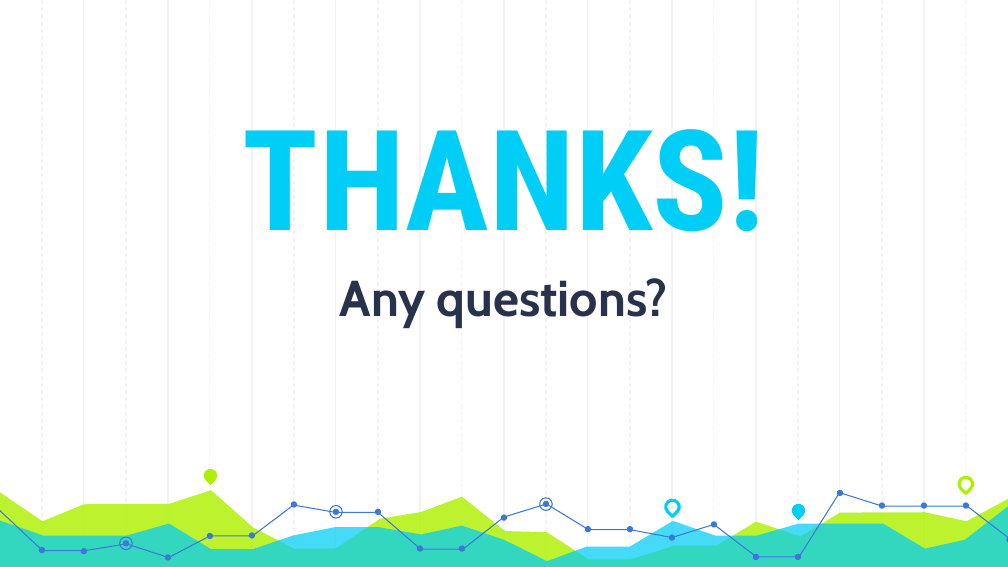
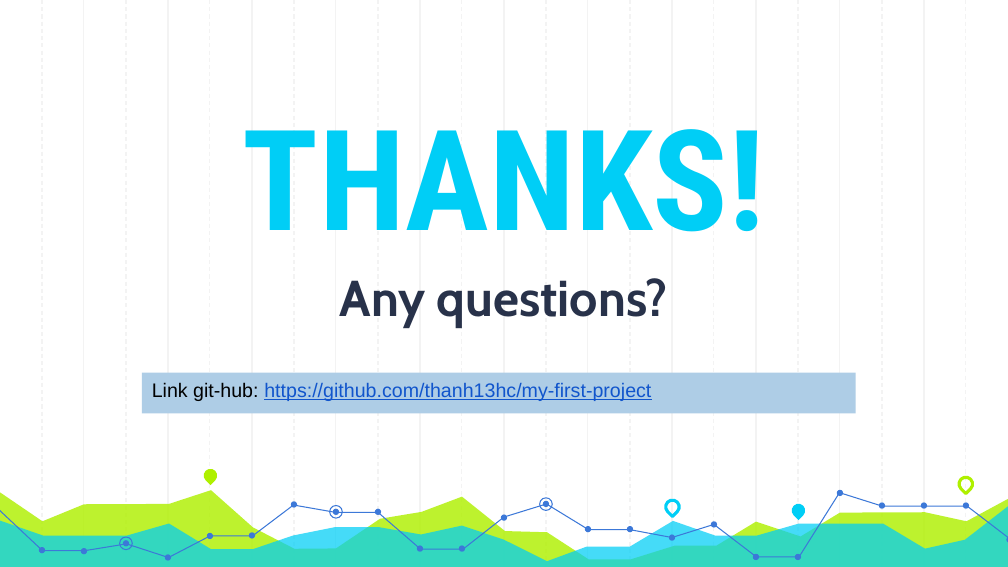
Before and after one commit to thanh13hc/my-first-project, a slide deck: slide 66 of Spring Core.pptx (slide 48 before the commit). Drawn at 1008x567 pixels with LibreOffice and Linux fonts; fonts in the diff are those of the drawing. Boxes give left, top, right and bottom in pixels: in the first picture for what was removed or moved away, otherwise in the second. Text is boxed around its words. In the diff, an @@ line names an element or a change of style, - is before the commit and + after.

```diff
--- a/Spring Core.pptx
+++ b/Spring Core.pptx
@@ rectangle added at box(142, 373, 856, 413), fill #AECDE6, 14 pt, text #1155CC, underline @@
+Link git-hub: https://github.com/thanh13hc/my-first-project
```
Also in this commit, not shown: 1 other slide changed, 19 slides added, 1 slide removed, 30 other files.
